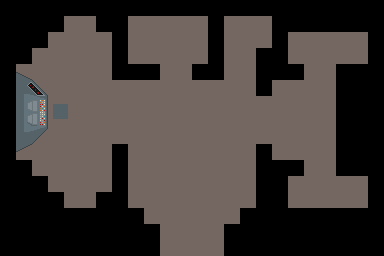
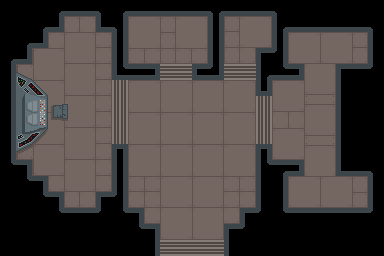
Comparing the layer stacks of the two 384px x 256px images. Changes:
removed layer "Calque 7 copie 6" over <box>28,90,45,125</box>
removed layer "Calque 8" over <box>17,72,68,152</box>
added layer "Calque 9" above "Calque 11 copie 3" over <box>16,72,68,154</box>
added layer "Calque 11 copie 3" above "Calque 11 copie 2" over <box>160,64,192,80</box>
added layer "Calque 11 copie 2" above "Calque 11 copie" over <box>224,64,256,80</box>
added layer "Calque 11 copie" above "Calque 11 copie 4" over <box>256,96,272,144</box>
added layer "Calque 11 copie 4" above "Calque 11" over <box>160,240,224,256</box>
added layer "Calque 11" above "Calque 12 copie 10" over <box>112,80,128,144</box>
added layer "Calque 12 copie 10" above "Calque 4" over <box>16,16,368,240</box>
added layer "Calque 10" above "Arrière-plan" over <box>11,11,373,256</box>
